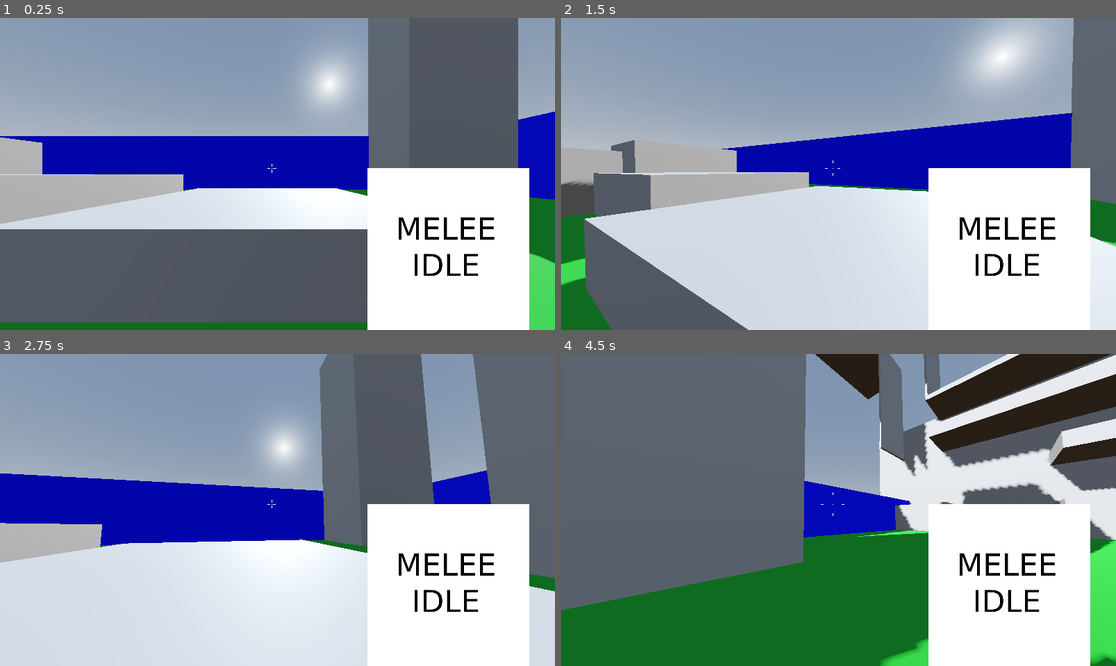
Above: before the commit, frames 1-4 (two rows, left to right).
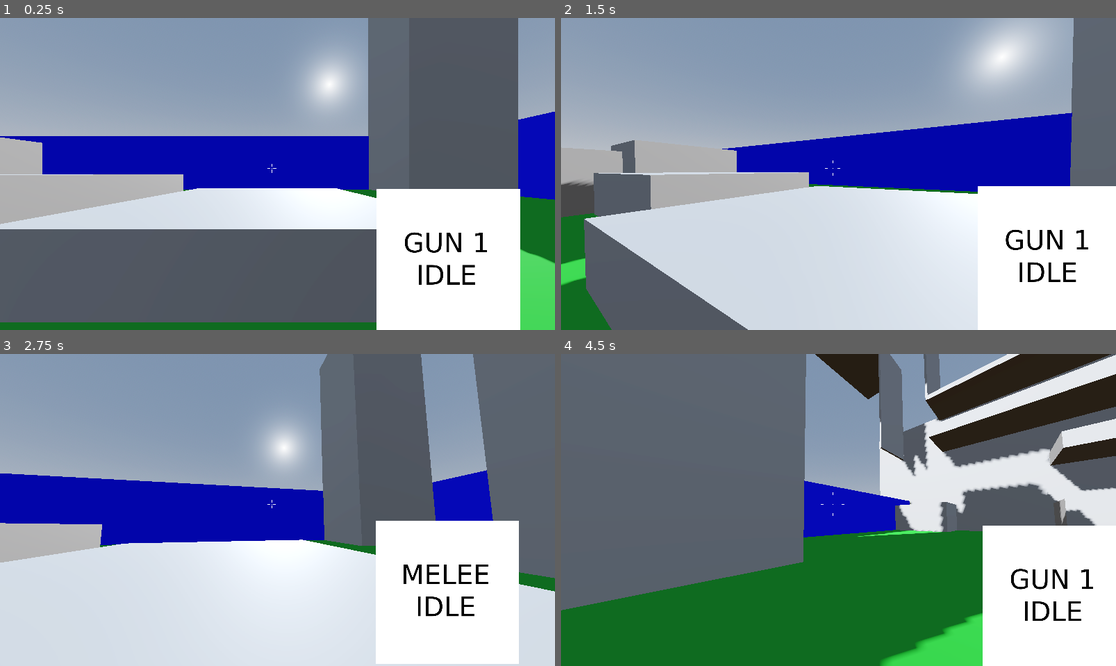
Above: after the commit, the same moments.

Repository: JuaaoA/FPS-test
Game: Godot game, scene res://Scenes/Levels/level0.tscn
Two runs of this game, one before a commit and one after it. Both use one fixed random seed, a clock stepped at 60 frames per second and the inputs below.
Inputs (mouse positions are in pixels of both pictures, inside the frame that each line leads up to):
- Up to frame 1 (0.25 s): no input
- Up to frame 2 (1.5 s): move the mouse to (866, 174) at 0.52 s; hold W (forward) from 0.53 s (still down); tap 3 (melee_weapon, bound only after the commit) at 0.6 s; tap 1 (primary_weapon, bound only after the commit) at 0.8, 1.35 s; move the mouse to (810, 174) at 1.27 s
- Up to frame 3 (2.75 s): keep holding W (forward); tap 2 (secondary_weapon, bound only after the commit) at 1.55, 2.1 s; move the mouse to (288, 503) at 2.02 s; tap 3 (melee_weapon, bound only after the commit) at 2.3 s
- Up to frame 4 (4.5 s): keep holding W (forward); move the mouse to (832, 516) at 2.77 s; tap Ctrl (crouch) at 2.85 s; tap 1 (primary_weapon, bound only after the commit) at 3.05 s; move the mouse to (877, 513) at 3.52 s; tap Shift (dash) at 3.6 s; tap 2 (secondary_weapon, bound only after the commit) at 3.8 s; move the mouse to (794, 506) at 4.27 s; tap Q (fast_turn) at 4.35 s

The runs differ from the first frame. In frame 1, 4.4% of the frame differs, in the area x 66-96%, y 48-100%; in frame 2, 6.9%; in frame 3, 4.4%; in frame 4, 9.5%, in the area x 66-100%, y 48-100%.

Commit message:
Desenvolvimento WeaponSystem: Sway part 3

Diff:
--- a/Scenes/Levels/level0.tscn
+++ b/Scenes/Levels/level0.tscn
@@ -5,7 +5,7 @@
 [ext_resource type="Script" uid="uid://cy4fj8rruygcb" path="res://Scripts/Player/Reticle/CustomReticle.gd" id="3_uxkdq"]
 [ext_resource type="Texture2D" uid="uid://midsr31gl7ts" path="res://Sprites/Reticles/climb_indicator.png" id="3_xb3od"]
 [ext_resource type="Texture2D" uid="uid://crrisvjggp8gb" path="res://Sprites/Reticles/walljump_indicator.png" id="5_owwqe"]
-[ext_resource type="Texture2D" uid="uid://dihv5j8cghyag" path="res://Sprites/Ingame/Weapons/Melee/Melee1/idle.png" id="6_kfc6s"]
+[ext_resource type="PackedScene" uid="uid://cnwp1nwh7x51e" path="res://Scenes/UI/Ingame/WeaponSystem/player_hands.tscn" id="6_kfc6s"]
 
 [sub_resource type="ProceduralSkyMaterial" id="ProceduralSkyMaterial_y2v85"]
 sky_horizon_color = Color(0.64625, 0.65575, 0.67075, 1)
@@ -298,19 +298,15 @@
 texture_filter = 1
 texture = ExtResource("3_xb3od")
 
-[node name="PlayerHands" type="CenterContainer" parent="UI"]
-layout_mode = 1
-anchors_preset = 3
-anchor_left = 1.0
-anchor_top = 1.0
-anchor_right = 1.0
-anchor_bottom = 1.0
-offset_left = -40.0
-offset_top = -40.0
-grow_horizontal = 0
-grow_vertical = 0
-
-[node name="WeaponSprite" type="Sprite2D" parent="UI/PlayerHands"]
-position = Vector2(-330, -240)
-scale = Vector2(0.7, 0.7)
-texture = ExtResource("6_kfc6s")
+[node name="PlayerHands" parent="UI" instance=ExtResource("6_kfc6s")]
+layout_mode = 0
+anchors_preset = 0
+anchor_left = 0.0
+anchor_right = 0.0
+anchor_bottom = 0.0
+offset_left = 0.0
+offset_top = 0.0
+offset_right = 0.52
+offset_bottom = 7.0
+grow_horizontal = 1
+grow_vertical = 1
--- a/Scenes/ObjectScenes/Player/player.tscn
+++ b/Scenes/ObjectScenes/Player/player.tscn
@@ -236,3 +236,7 @@
 shape = SubResource("SphereShape3D_k3t3i")
 target_position = Vector3(0, 1, 0)
 debug_shape_custom_color = Color(1, 1, 0, 1)
+
+[node name="PlayerData" type="Node3D" parent="."]
+
+[node name="PlayerBag" type="Node3D" parent="PlayerData"]
--- /dev/null
+++ b/Scenes/Resources/Weapons/Melee1/melee1.tres
@@ -0,0 +1,14 @@
+[gd_resource type="Resource" script_class="Weapons" load_steps=3 format=3 uid="uid://drewby0lq3v7i"]
+
+[ext_resource type="Script" uid="uid://cufjxnngh8idl" path="res://Scripts/Player/WeaponSystem/weapons.gd" id="1_i5b14"]
+[ext_resource type="Texture2D" uid="uid://dihv5j8cghyag" path="res://Sprites/Ingame/Weapons/Melee/Melee1/idle.png" id="2_86q65"]
+
+[resource]
+script = ExtResource("1_i5b14")
+name = "Faca"
+positionOffset = Vector2(0, 0)
+rotationOffset = 0.0
+sway_sensitivity_multiplier = 1.0
+sway_speed_multiplier = 1.0
+weaponSprite = ExtResource("2_86q65")
+metadata/_custom_type_script = "uid://cufjxnngh8idl"
--- /dev/null
+++ b/Scenes/Resources/Weapons/Weapon1/weapon1.tres
@@ -0,0 +1,18 @@
+[gd_resource type="Resource" script_class="Weapons" load_steps=3 format=3 uid="uid://peys4hckw3xf"]
+
+[ext_resource type="Script" uid="uid://cufjxnngh8idl" path="res://Scripts/Player/WeaponSystem/weapons.gd" id="1_g0j2a"]
+[ext_resource type="Texture2D" uid="uid://wwnhr6dfbfgj" path="res://Sprites/Ingame/Weapons/Light/Gun1/idle.png" id="2_8wwrr"]
+
+[resource]
+script = ExtResource("1_g0j2a")
+name = "Pistol"
+positionOffset = Vector2(0, 0)
+rotationOffset = 0.0
+sway_sensitivity_multiplier = 2.0
+sway_speed_multiplier = 0.8
+idle_anim_adjust = 200.0
+idle_anim_speed = 82.0
+idle_anim_amplitude = 300.0
+idle_anim_random_amount = 1.0
+weaponSprite = ExtResource("2_8wwrr")
+metadata/_custom_type_script = "uid://cufjxnngh8idl"
--- /dev/null
+++ b/Scenes/UI/Ingame/WeaponSystem/player_hands.tscn
@@ -0,0 +1,37 @@
+[gd_scene load_steps=8 format=3 uid="uid://cnwp1nwh7x51e"]
+
+[ext_resource type="Script" uid="uid://cx46v2v4yjp85" path="res://Scripts/Player/WeaponSystem/initWeapon.gd" id="1_70pet"]
+[ext_resource type="Resource" uid="uid://drewby0lq3v7i" path="res://Scenes/Resources/Weapons/Melee1/melee1.tres" id="2_42okj"]
+[ext_resource type="Resource" uid="uid://peys4hckw3xf" path="res://Scenes/Resources/Weapons/Weapon1/weapon1.tres" id="2_70pet"]
+[ext_resource type="Texture2D" uid="uid://wwnhr6dfbfgj" path="res://Sprites/Ingame/Weapons/Light/Gun1/idle.png" id="3_42okj"]
+
+[sub_resource type="Gradient" id="Gradient_rfo62"]
+
+[sub_resource type="FastNoiseLite" id="FastNoiseLite_dvdfp"]
+
+[sub_resource type="NoiseTexture2D" id="NoiseTexture2D_rfo62"]
+color_ramp = SubResource("Gradient_rfo62")
+noise = SubResource("FastNoiseLite_dvdfp")
+
+[node name="PlayerHands" type="CenterContainer"]
+anchors_preset = -1
+anchor_left = 0.006
+anchor_right = 1.0
+anchor_bottom = 1.0
+offset_left = -0.52
+offset_top = -7.0
+grow_horizontal = 0
+grow_vertical = 0
+
+[node name="Weapon" type="Node2D" parent="."]
+script = ExtResource("1_70pet")
+WEAPON = ExtResource("2_70pet")
+idle_sway_noise_texture = SubResource("NoiseTexture2D_rfo62")
+idle_sway_speed = null
+primary = ExtResource("2_70pet")
+secondary = ExtResource("2_70pet")
+melee = ExtResource("2_42okj")
+
+[node name="WeaponSprite" type="Sprite2D" parent="Weapon"]
+scale = Vector2(0.62, 0.62)
+texture = ExtResource("3_42okj")
--- /dev/null
+++ b/Scripts/Player/WeaponSystem/initWeapon.gd
@@ -0,0 +1,166 @@
+extends Node2D
+
+## Arma que o jogador está usando
+@export var WEAPON : Weapons:
+	# Caso arma seja trocada
+	set(value):
+		# Trocar na variável
+		WEAPON = value
+
+		if Engine.is_editor_hint():
+			load_weapon()
+
+# ser possivel mudar a textura TODO
+@onready var weaponSprite : Sprite2D = $WeaponSprite
+
+# Definir uma rotação e posição fixa ## TODO RESOLVER ESSA RESOLUÇÃO PQ TA ERRADO
+var baseSpritePosition : Vector2 = Vector2(1550, 825)
+var baseSpriteRotation : float = 0
+
+# Movimento do mouse
+var mouse_mov : Vector2
+
+# SWAY - Movimento da arma
+var sway_initial_pos : Vector2
+var sway_sensitivity_horizontal : float = 100
+var sway_sensitivity_vertical : float = 90
+var sway_speed : float = 0.75
+var sway_min : Vector2 = Vector2(-150, -90)
+var sway_max : Vector2 = Vector2(150, 70)
+
+# IDLE SWAY - Movimento da arma enquanto parado
+@export var idle_sway_noise_texture : NoiseTexture2D
+@export var idle_sway_speed : float = 1.5
+var idle_sway_random_x : float
+var idle_sway_random_y : float
+var idle_sway_random_amount : float
+var idle_sway_time : float
+var idle_sway_adjustment
+var idle_sway_rotation_strength
+var sway_time : float
+
+# JOGADOR
+@onready var player = get_node("/root/Level/Player")
+
+# TODO TESTE
+@export var primary : Weapons
+@export var secondary : Weapons
+@export var melee : Weapons
+
+func _ready() -> void:
+	# Iniciar o carregamento da arma
+	load_weapon()
+
+# Verificar eventos de input
+func _input(event):
+	# Caso movimento seja do mouse
+	if (event is InputEventMouseMotion):
+		# Pegar movimento do mouse e guardar
+		mouse_mov = event.relative
+
+# Movimento da arma ao virar mouse
+func weapon_sway(delta) -> void:
+	#
+	var sway_randomizer : float = get_sway_noise()
+	var sway_randomizer_adjust = sway_randomizer * idle_sway_adjustment
+
+	#
+	sway_time += delta * (idle_sway_speed * sway_randomizer) * 1000
+
+	print(sway_time)
+
+	#
+	idle_sway_random_x = sin(sway_time * 1.5 + sway_randomizer_adjust) / idle_sway_random_amount * 1000
+	idle_sway_random_y = sin(sway_time - sway_randomizer_adjust) / idle_sway_random_amount * 1000
+
+	# Fazer o movimento do mouse tender a zero (evitar problemas caso o evento pare totalmente)
+	mouse_mov = lerp(mouse_mov, Vector2(0,0), 0.1)
+
+	# Limitar a movimentação
+	mouse_mov = mouse_mov.clamp(sway_min, sway_max)
+
+	# Movimentar a arma do jogador suavemente na horizontal
+	weaponSprite.position.x = lerp(
+		# Posição inicial
+		weaponSprite.position.x,
+
+		# Movimentação da arma
+		sway_initial_pos.x -
+		(mouse_mov.x * sway_sensitivity_horizontal * WEAPON.sway_sensitivity_multiplier + idle_sway_random_x) * delta,
+
+		# Velocidade
+		sway_speed * WEAPON.sway_speed_multiplier
+	)
+
+	# Movimentar a arma do jogador suavemente na vertical
+	weaponSprite.position.y = lerp(
+		# Posição inicial
+		weaponSprite.position.y,
+
+		# Movimentação da arma
+		sway_initial_pos.y -
+		(mouse_mov.y * sway_sensitivity_vertical * WEAPON.sway_sensitivity_multiplier + idle_sway_random_y) * delta,
+
+		# Velocidade
+		sway_speed * WEAPON.sway_speed_multiplier
+	)
+
+# Criar noise para sway aleatório
+func get_sway_noise() -> float:
+	# Definir um local vazio
+	var player_location := Vector3(0, 0, 0)
+
+	# Caso já tenha iniciado o _ready()
+	if (not Engine.is_editor_hint()):
+		player_location = player.global_position
+
+	# Criar um noise de acordo
+	var noise_location : float = idle_sway_noise_texture.noise.get_noise_2d(player_location.x, player_location.y)
+
+	# Retornar noise criado
+	return noise_location
+
+func _physics_process(delta):
+	# Movimentar a arma de acordo com movimento do mouse
+	weapon_sway(delta)
+
+# TODO TESTE
+func _process(delta):
+	if (Input.is_action_just_pressed("primary_weapon")):
+		set_weapon(primary)
+
+	if (Input.is_action_just_pressed("secondary_weapon")):
+		set_weapon(secondary)
+
+	if (Input.is_action_just_pressed("melee_weapon")):
+		set_weapon(melee)
+
+# Carregar a arma
+func load_weapon() -> void:
+	# Definir sprite da arma
+	weaponSprite.texture = WEAPON.weaponSprite
+
+	# Definir ajuste de posição da arma
+	weaponSprite.position = baseSpritePosition + WEAPON.positionOffset
+
+	# Definir rotação da arma
+	weaponSprite.rotation = baseSpriteRotation + WEAPON.rotationOffset
+
+	# Definir posição inicial
+	sway_initial_pos = weaponSprite.position
+
+	# Definir idle sway
+	idle_sway_adjustment = WEAPON.idle_anim_adjust
+	idle_sway_rotation_strength = WEAPON.idle_anim_amplitude
+	idle_sway_random_amount = WEAPON.idle_anim_random_amount
+
+# Definir nova arma
+func set_weapon(newWeapon) -> void:
+	# Definir nova arma
+	WEAPON = newWeapon
+
+	# Iniciar load da arma
+	load_weapon()
+
+# Pegar informações da arma
+func get_weapon(): return WEAPON
--- /dev/null
+++ b/Scripts/Player/WeaponSystem/weapons.gd
@@ -0,0 +1,20 @@
+class_name Weapons extends Resource
+
+@export var name : String
+
+@export_category("Weapon Orientation")
+@export var positionOffset : Vector2
+@export var rotationOffset : float
+
+@export_category("Sway Orientation")
+@export var sway_sensitivity_multiplier : float = 1
+@export var sway_speed_multiplier : float = 1
+
+@export_category("Idle Animation")
+@export var idle_anim_adjust : float = 10
+@export var idle_anim_speed : float = 5
+@export var idle_anim_amplitude : float = 300
+@export var idle_anim_random_amount : float = 6
+
+@export_category("Visual Settings")
+@export var weaponSprite : CompressedTexture2D
--- a/project.godot
+++ b/project.godot
@@ -82,6 +82,21 @@
 "events": [Object(InputEventKey,"resource_local_to_scene":false,"resource_name":"","device":-1,"window_id":0,"alt_press …(191 unchanged characters)…
 ]
 }
+primary_weapon={
+"deadzone": 0.2,
+"events": [Object(InputEventKey,"resource_local_to_scene":false,"resource_name":"","device":-1,"window_id":0,"alt_pressed":false,"shift_pressed":false,"ctrl_pressed":false,"meta_pressed":false,"pressed":false,"keycode":0,"physical_keycode":49,"key_label":0,"unicode":49,"location":0,"echo":false,"script":null)
+]
+}
+secondary_weapon={
+"deadzone": 0.2,
+"events": [Object(InputEventKey,"resource_local_to_scene":false,"resource_name":"","device":-1,"window_id":0,"alt_pressed":false,"shift_pressed":false,"ctrl_pressed":false,"meta_pressed":false,"pressed":false,"keycode":0,"physical_keycode":50,"key_label":0,"unicode":50,"location":0,"echo":false,"script":null)
+]
+}
+melee_weapon={
+"deadzone": 0.2,
+"events": [Object(InputEventKey,"resource_local_to_scene":false,"resource_name":"","device":-1,"window_id":0,"alt_pressed":false,"shift_pressed":false,"ctrl_pressed":false,"meta_pressed":false,"pressed":false,"keycode":0,"physical_keycode":51,"key_label":0,"unicode":51,"location":0,"echo":false,"script":null)
+]
+}
 
 [rendering]
 
Not shown, added: Scripts/Player/WeaponSystem/initWeapon.gd.uid
Not shown, added: Scripts/Player/WeaponSystem/weapons.gd.uid
Not shown, changed: .DS_Store
Not shown, added: Scenes/.DS_Store
Not shown, added: Scenes/Resources/.DS_Store
Not shown, added: Scenes/Resources/Weapons/.DS_Store
